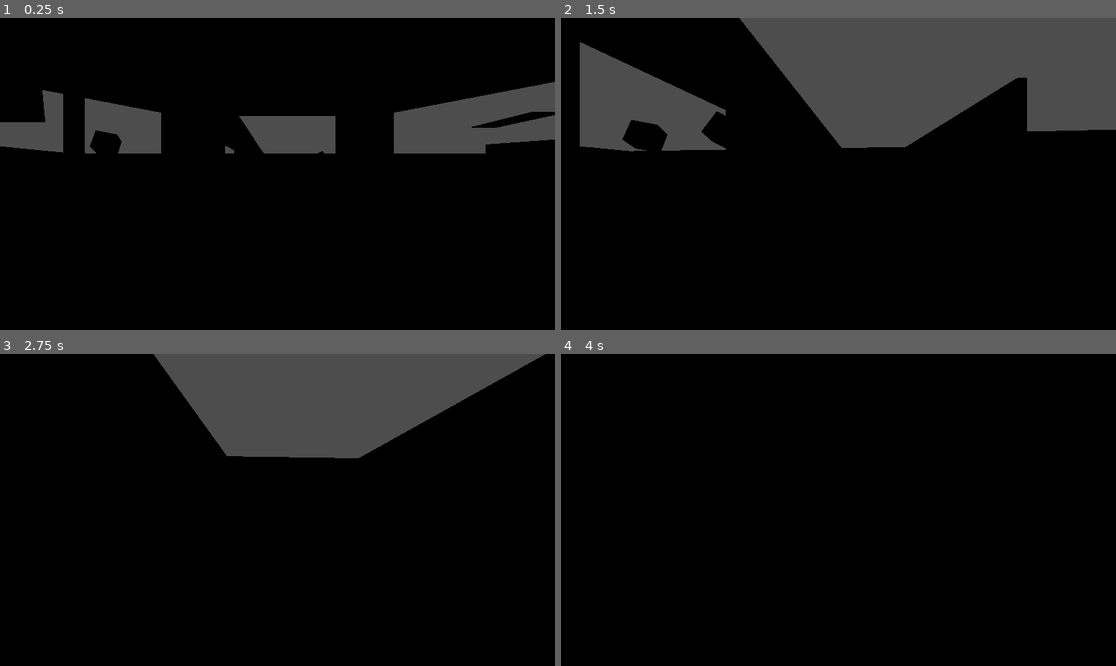
Above: before the commit, frames 1-4 (two rows, left to right).
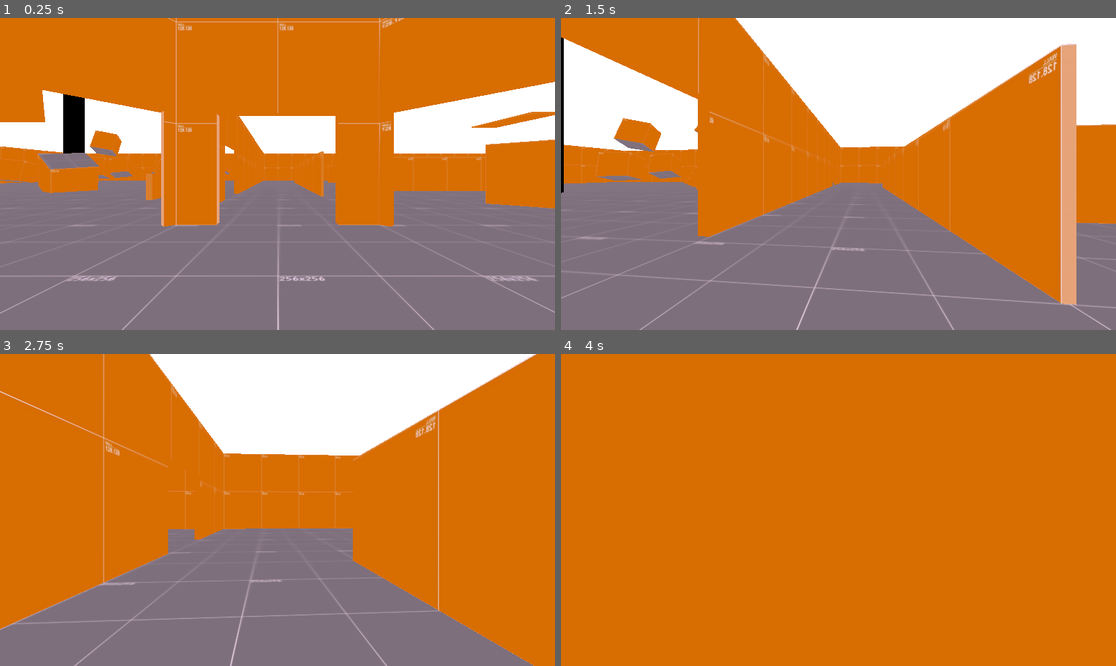
Above: after the commit, the same moments.

Repository: Liloslash/CocoonstrikeV2
Game: Godot game, scene res://world.tscn
The game is run twice, just before and just after one commit, with the same random seed, the same clock (stepped at 60 frames per second) and the same inputs.
Inputs (mouse positions are in pixels of both pictures, inside the frame that each line leads up to):
- Up to frame 1 (0.25 s): no input
- Up to frame 2 (1.5 s): tap Enter at 0.5 s; move the mouse to (866, 174) at 0.52 s; hold W (up) from 0.53 s (still down); move the mouse to (810, 174) at 1.27 s
- Up to frame 3 (2.75 s): keep holding W (up); move the mouse to (288, 503) at 2.02 s
- Up to frame 4 (4 s): keep holding W (up); move the mouse to (832, 516) at 2.77 s; move the mouse to (877, 513) at 3.52 s

The runs differ from the first frame. In frame 1, 99% of the frame differs, in the area x 0-100%, y 0-100%; in frame 2, 100%; in frame 3, 100%; in frame 4, 100%.

Commit message:
Refactor player movement script to consolidate acceleration duration and enhance world environment settings

Diff:
--- a/Player/player.gd
+++ b/Player/player.gd
@@ -1,12 +1,13 @@
 extends CharacterBody3D
 
+@export_group("Mouvement")
 @export var max_speed: float = 9.5
 @export var jump_velocity: float = 4.5
+@export var acceleration_duration: float = 0.5  # 0.5 seconde pour atteindre max_speed
 
 var current_speed: float = 0.0  # Vitesse actuelle (0 à max_speed)
 var is_accelerating: bool = false
 var acceleration_timer: float = 0.0
-var acceleration_duration: float = 0.5  # 0.5 seconde pour atteindre max_speed
 
 func _input(event: InputEvent) -> void:
 	if event.is_action_pressed("esc"):
@@ -24,7 +25,6 @@
 
 	# Récupérer l'input de direction
 	var input_dir = Input.get_vector("left", "right", "up", "down")
-
 	var direction = (transform.basis * Vector3(input_dir.x, 0, input_dir.y)).normalized()
 
 	if direction != Vector3.ZERO:
@@ -32,12 +32,10 @@
 		if not is_accelerating:
 			is_accelerating = true
 			acceleration_timer = 0.0
-
 		# Augmenter progressivement la vitesse
 		acceleration_timer += delta
 		var speed_ratio = min(acceleration_timer / acceleration_duration, 1.0)
 		current_speed = max_speed * speed_ratio
-
 		# Appliquer la vitesse actuelle
 		velocity.x = direction.x * current_speed
 		velocity.z = direction.z * current_speed
--- a/Player/player.tscn
+++ b/Player/player.tscn
@@ -6,6 +6,7 @@
 
 [node name="Player" type="CharacterBody3D"]
 script = ExtResource("1_v0iea")
+acceleration_duration = 0.38
 
 [node name="Camera3D" type="Camera3D" parent="."]
 
--- a/world.tscn
+++ b/world.tscn
@@ -1,8 +1,17 @@
-[gd_scene load_steps=4 format=3 uid="uid://duveuss376vek"]
+[gd_scene load_steps=5 format=3 uid="uid://duveuss376vek"]
 
 [ext_resource type="PackedScene" uid="uid://on8dmdl0asvj" path="res://Maps/environments/Arena.glb" id="1_fj7yv"]
 [ext_resource type="PackedScene" uid="uid://danq5m8lo3862" path="res://Maps/obstacles/Obstacles.glb" id="2_tlwt5"]
 [ext_resource type="PackedScene" uid="uid://blpn5lfg8ub4b" path="res://Player/player.tscn" id="3_tlwt5"]
+
+[sub_resource type="Environment" id="Environment_tlwt5"]
+background_energy_multiplier = 7.0
+ambient_light_source = 3
+ambient_light_color = Color(0.982698, 0.874011, 0.968364, 1)
+ssao_enabled = true
+fog_mode = 1
+fog_density = 1.0
+volumetric_fog_density = 0.5206
 
 [node name="World" type="Node3D"]
 
@@ -14,3 +23,4 @@
 transform = Transform3D(1, 0, 0, 0, 1, 0, 0, 0, 1, 0, 1, 0)
 
 [node name="WorldEnvironment" type="WorldEnvironment" parent="."]
+environment = SubResource("Environment_tlwt5")
